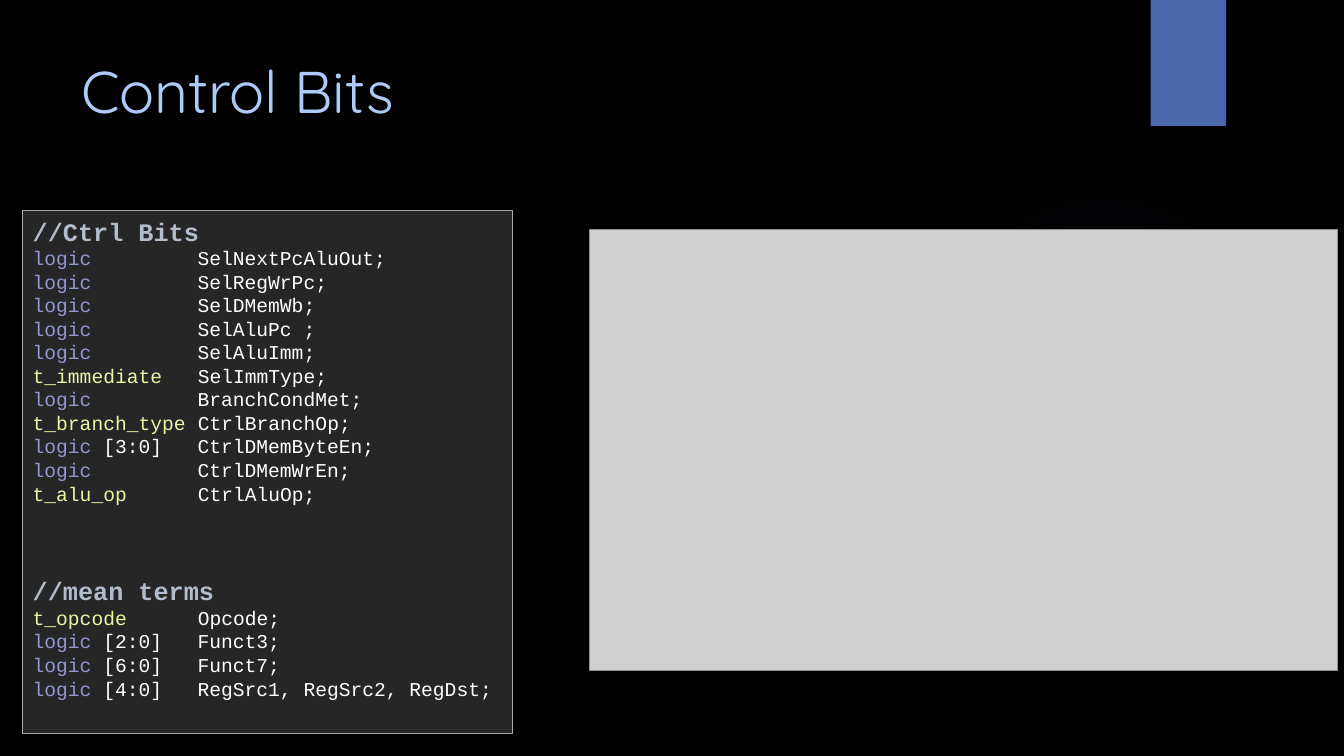
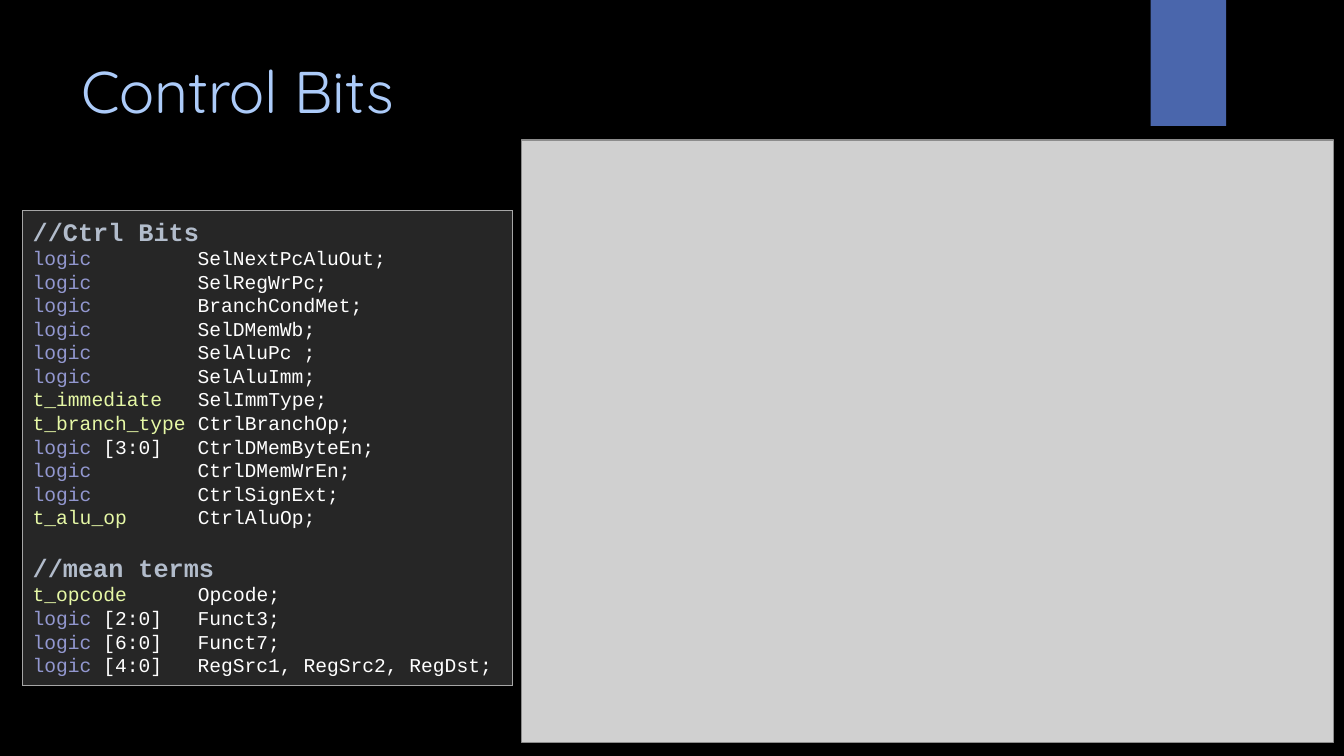
Before and after one commit to amichai-bd/rvc_asap, a slide deck: slide 27 of doc/rvc_asap.pptx. Drawn at 1344x756 pixels with LibreOffice and Linux fonts; fonts in the diff are those of the drawing; grey boxes stand for pictures; background and template pictures are left out. Boxes give left, top, right and bottom in pixels: in the first picture for what was removed or moved away, otherwise in the second. Text is boxed around its words. In the diff, an @@ line names an element or a change of style, - is before the commit and + after.

```diff
--- a/doc/rvc_asap.pptx
+++ b/doc/rvc_asap.pptx
@@ picture: place and size @@
-picture at (590,229,1338,670)
+picture at (521,140,1334,742)
@@ ellipse removed at (949,185,1259,495) @@
@@ rectangle "//Ctrl Bits": place and size @@
-rectangle "//Ctrl Bits" at (23,211,513,733)
+rectangle "//Ctrl Bits" at (23,211,513,686)
@@ text in rectangle at (33,299,363,316): paragraph added @@
+logic BranchCondMet;
@@ text in rectangle at (33,393,363,410): paragraph removed @@
-logic BranchCondMet;
@@ text in rectangle at (33,487,339,505): paragraph added @@
+logic CtrlSignExt;
```
Also in this commit, not shown: 8 other slides changed, 1 slide added, 46 other files.
